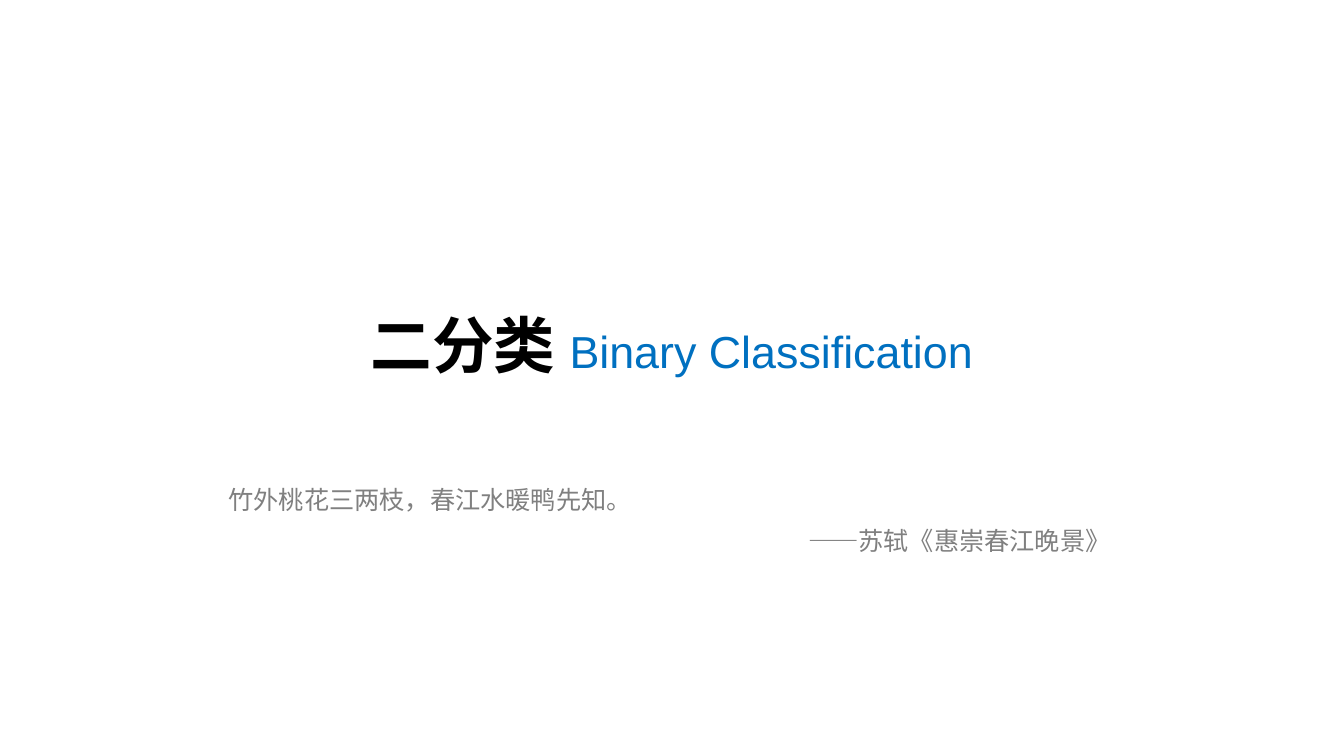
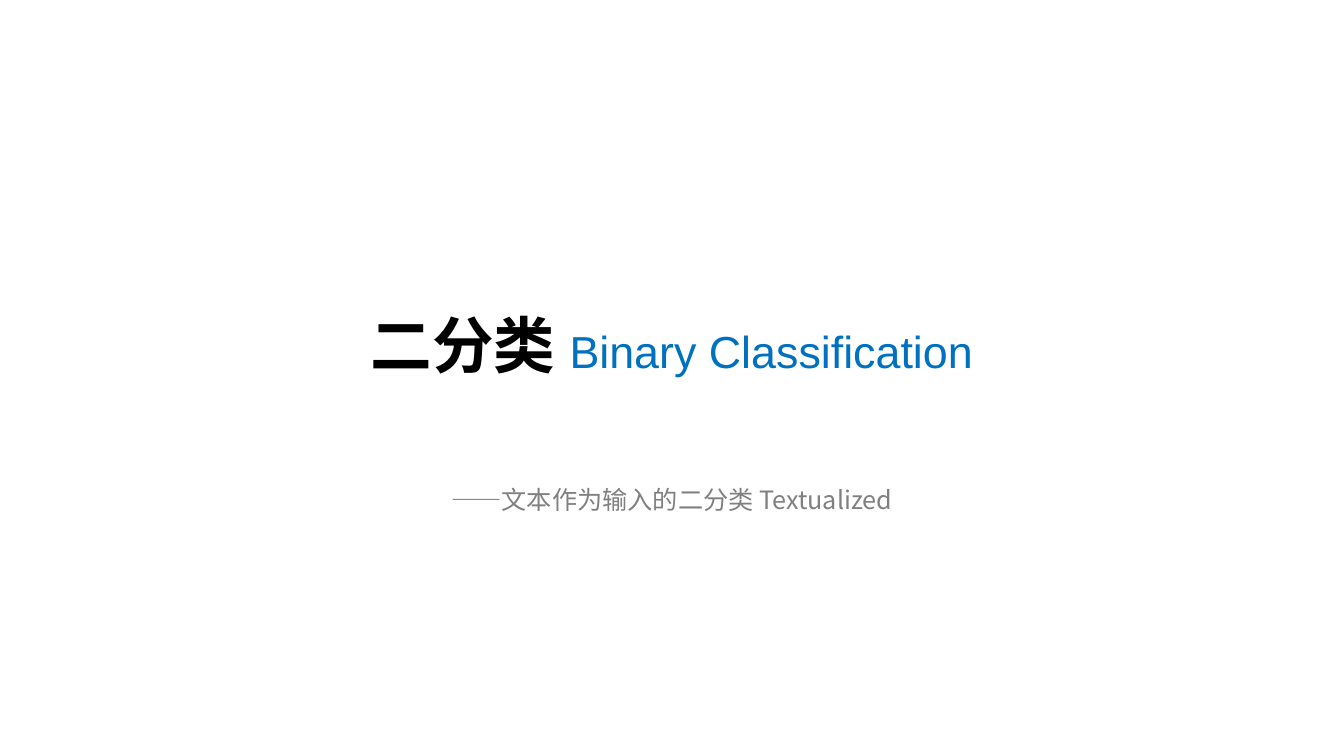
Before and after one commit to silentbalanceyh/cda-exam, a slide deck: slide 1 of ppt/04.二分类-文本输入.pptx. Drawn at 1344x756 pixels with LibreOffice and Linux fonts; fonts in the diff are those of the drawing; background and template pictures are left out. Boxes give left, top, right and bottom in pixels: in the first picture for what was removed or moved away, otherwise in the second. Text is boxed around its words. In the diff, an @@ line names an element or a change of style, - is before the commit and + after.

Commit message:
文本输入

```diff
--- a/ppt/04.二分类-文本输入.pptx
+++ b/ppt/04.二分类-文本输入.pptx
@@ subtitle at (451,488,892,511): text changed @@
-竹外桃花三两枝，春江水暖鸭先知。
-——苏轼《惠崇春江晚景》
+——文本作为输入的二分类 Textualized
```
Also in this commit, not shown: 1 other slide changed, 5 slides added, 5 other files.
